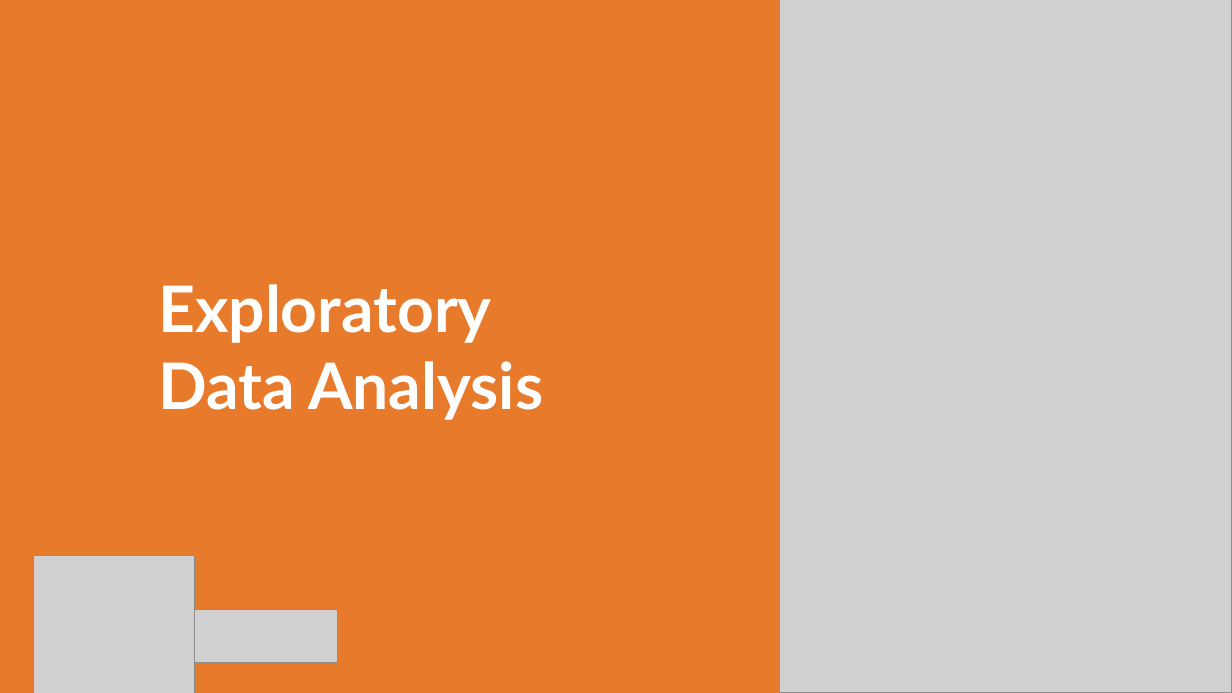
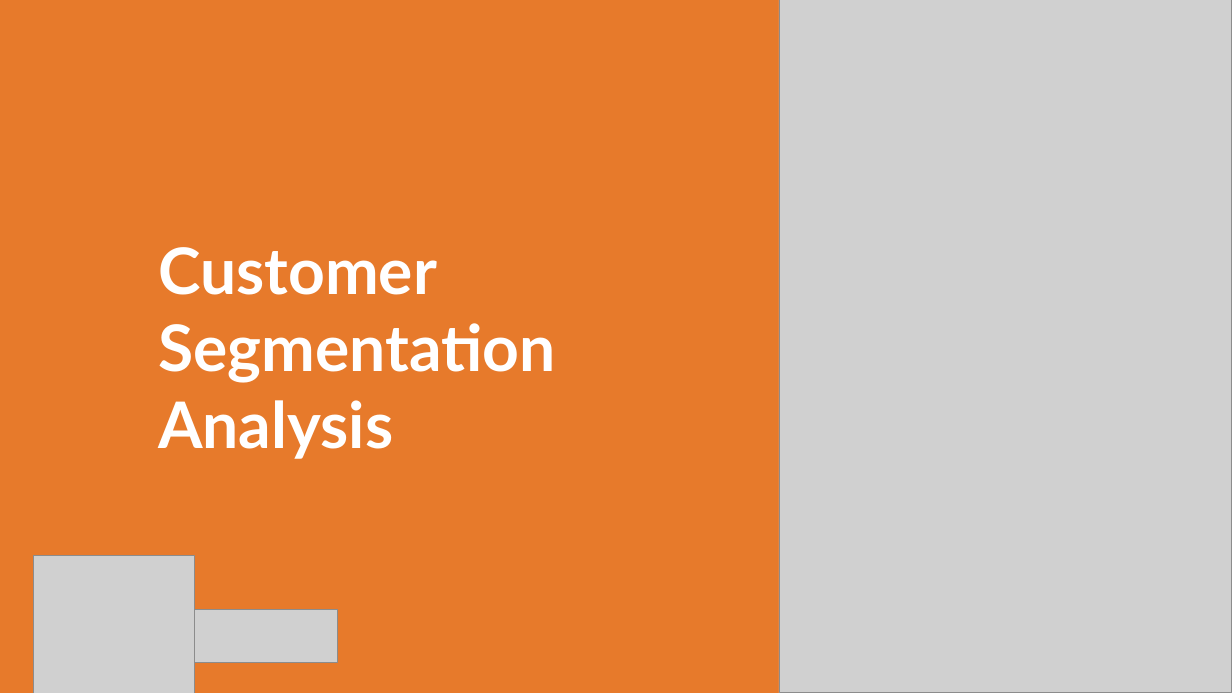
Before and after one commit to adrn-mm/final-project-VIX-DE-BTPN, a slide deck: slide 19 of reports/Adrian Maulana Muhammad_TASK_5_DATA_ENGINEER_VIX_BTPNS.pptx. Drawn at 1232x693 pixels with LibreOffice and Linux fonts; fonts in the diff are those of the drawing; grey boxes stand for pictures. Boxes give left, top, right and bottom in pixels: in the first picture for what was removed or moved away, otherwise in the second. Text is boxed around its words. In the diff, an @@ line names an element or a change of style, - is before the commit and + after.

Commit message:
Finalizing the customer segmentation task

```diff
--- a/reports/Adrian Maulana Muhammad_TASK_5_DATA_ENGINEER_VIX_BTPNS.pptx
+++ b/reports/Adrian Maulana Muhammad_TASK_5_DATA_ENGINEER_VIX_BTPNS.pptx
@@ title at (158,247,555,459): text changed @@
-Exploratory Data Analysis
+Customer Segmentation Analysis
```
Also in this commit, not shown: 6 other slides changed, 23 slides added, 36 other files.
